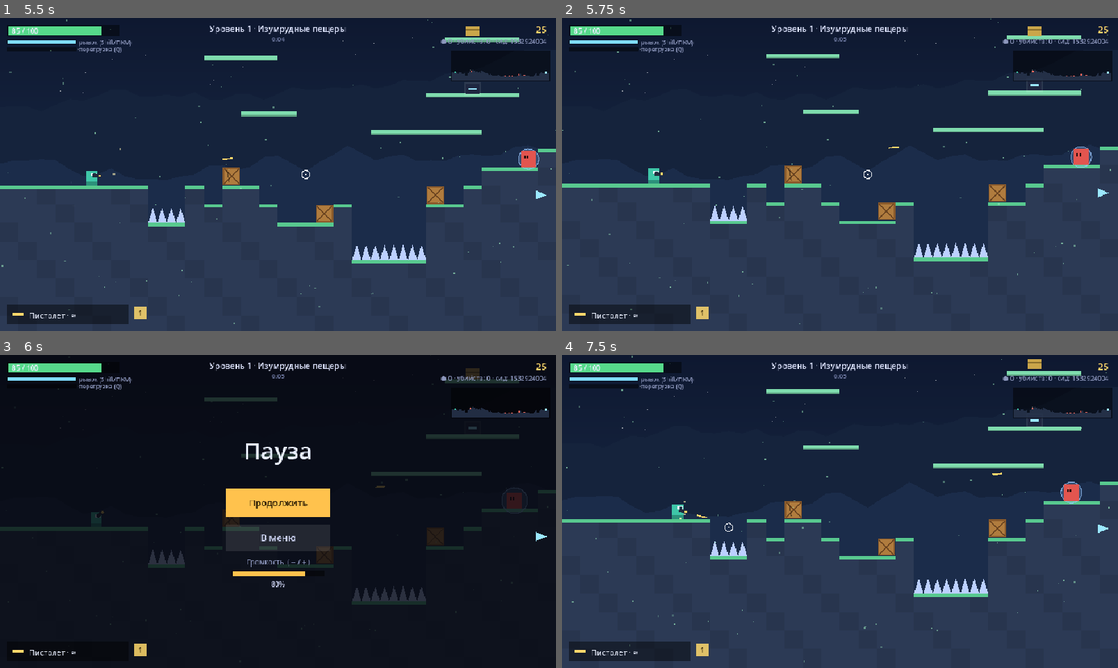
Above: before the commit, frames 1-4 (two rows, left to right).
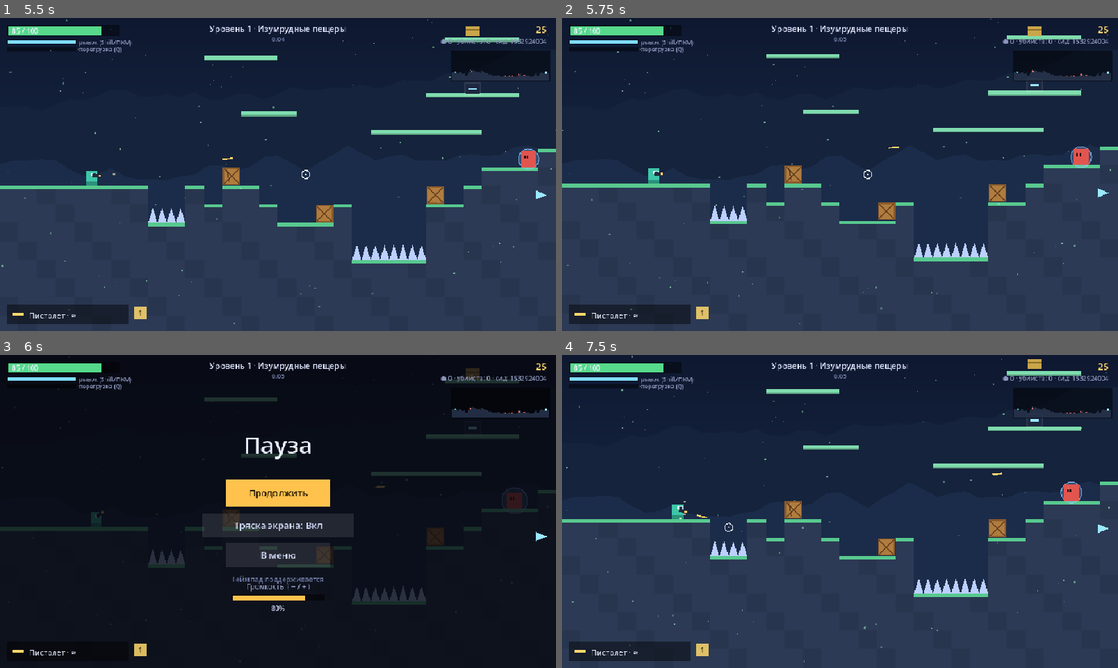
Above: after the commit, the same moments.

Repository: agent-carl/probable-enigma
Game: Godot game, scene res://Main.tscn
Same seed, same stepped clock (60 frames per second), same inputs: the game is played once before the commit and once after it.
Inputs (mouse positions are in pixels of both pictures, inside the frame that each line leads up to):
- Up to frame 1 (5.5 s): tap Enter at 0.5 s; move the mouse to (400, 158) at 0.52 s; hold D 0.53-1.28 s; hold Shift 0.53-1.28 s; click (400, 158) at 0.67 s; tap Space at 0.77, 1.07, 1.52, 1.82, 2.85, 3.02, 3.32, 3.77, 4.07, 4.52, 4.82 s; tap Q at 0.8, 1.35, 3.8, 4.35 s; move the mouse to (166, 190) at 1.27 s; hold S 1.28-2.03 s; click (166, 190) at 1.42 s; tap R at 1.55, 2.1, 4.55 s; move the mouse to (333, 105) at 2.02 s; hold D 2.03-2.78 s; hold Space 2.03-2.78 s; click (333, 105) at 2.17 s; move the mouse to (250, 237) at 2.77 s; hold W 2.78-3.53 s; click (250, 237) at 2.92 s; tap Shift at 3.05 s; move the mouse to (444, 221) at 3.52 s; hold Shift 3.53-4.28 s; hold A 3.53-5.03 s; click (444, 221) at 3.67 s; move the mouse to (111, 127) at 4.27 s; click (111, 127) at 4.42 s; move the mouse to (305, 174) at 5.02 s; hold S from 5.03 s (still down); hold Space from 5.03 s (still down); tap 1 at 5.1 s; click (305, 174) at 5.17 s
- Up to frame 2 (5.75 s): keep holding S; keep holding Space
- Up to frame 3 (6 s): move the mouse to (194, 433) at 5.77 s; release S at 5.78 s; release Space at 5.78 s; hold D from 5.78 s (still down); tap P at 5.85 s; click (194, 433) at 5.92 s
- Up to frame 4 (7.5 s): tap Space at 6.02, 6.32, 6.5, 6.77, 7.07 s; tap Shift at 6.05 s; move the mouse to (962, 495) at 6.52 s; release D at 6.53 s; hold W 6.53-7.28 s; hold Q 6.53-7.28 s; tap M at 6.6 s; click (962, 495) at 6.67 s; move the mouse to (728, 527) at 7.27 s; hold D from 7.28 s (still down); tap Enter at 7.35 s; click (728, 527) at 7.42 s

Frames 1-2 are identical in both runs. In frame 3, 2.9% of the frame differs, in the area x 36-60%, y 26-82%; in frame 4, nothing differs.

Commit message:
Series 4/N: gamepad support and accessibility options
- Full gamepad support merged with keyboard/mouse: left stick/dpad to move,
  right stick to aim, A jump, RT/RB shoot, LT/B dash, Y ultimate, LB weapon
  swap (deadzone via testable _stick helper)
- Screen-shake toggle (accessibility) in the pause menu, persisted in the
  config; shake offset factored into a testable _shake_offset()
- Pause menu reworked to show options (shake toggle, volume) and a gamepad note

Verified on Godot 4.6.3: parse clean, full headless suite passes (25
sections incl. stick deadzone math, shake on/off offset, and shake-option
persistence); rendered the pause/options screen with no errors.

https://claude.ai/code/session_01CUUtNpiNcdpS7KL7R6tZmp

Diff:
--- a/godot/Game.gd
+++ b/godot/Game.gd
@@ -110,6 +110,7 @@
 var _eid_counter := 1000000  # счётчик id для врагов, созданных в рантайме
 var hitstop := 0         # короткая заморозка при крупных событиях
 var volume := 0.8        # громкость (0..1), сохраняется
+var shake_on := true     # тряска экрана (опция доступности), сохраняется
 var ult := 0.0           # заряд ультимейта (0..ULT_MAX)
 const ULT_MAX := 300.0
 
@@ -250,6 +251,8 @@
 	if demo_frame == 5 and "--status" in OS.get_cmdline_args() and state == "play":
 		P.stats.burn_chance = 1.0
 		P.stats.chill_chance = 1.0
+	if demo_frame == 60 and "--pause" in OS.get_cmdline_args() and state == "play":
+		_set_state("pause")
 	if demo_frame == 50 and "--shop" in OS.get_cmdline_args() and state == "play":
 		coins = 50
 		open_shop()
@@ -297,14 +300,32 @@
 
 # ============================== Ввод (реальный) ==============================
 
+func _stick(ax: float, ay: float, dz: float) -> Vector2:
+	# вектор стика с мёртвой зоной (нулевой внутри dz)
+	var v := Vector2(ax, ay)
+	if v.length() < dz:
+		return Vector2.ZERO
+	return v
+
 func gather_input() -> void:
-	var k_left := Input.is_key_pressed(KEY_A) or Input.is_key_pressed(KEY_LEFT)
-	var k_right := Input.is_key_pressed(KEY_D) or Input.is_key_pressed(KEY_RIGHT)
-	var k_down := Input.is_key_pressed(KEY_S) or Input.is_key_pressed(KEY_DOWN)
-	var jump_now := Input.is_key_pressed(KEY_W) or Input.is_key_pressed(KEY_UP) or Input.is_key_pressed(KEY_SPACE)
-	var shoot_now := Input.is_mouse_button_pressed(MOUSE_BUTTON_LEFT)
-	var dash_now := Input.is_key_pressed(KEY_SHIFT) or Input.is_mouse_button_pressed(MOUSE_BUTTON_RIGHT)
-	var ult_now := Input.is_key_pressed(KEY_Q)
+	# --- геймпад (объединяется с клавиатурой/мышью) ---
+	var pad := 0
+	var has_pad := Input.get_connected_joypads().size() > 0
+	var lstick := _stick(Input.get_joy_axis(pad, JOY_AXIS_LEFT_X), Input.get_joy_axis(pad, JOY_AXIS_LEFT_Y), 0.3) if has_pad else Vector2.ZERO
+	var rstick := _stick(Input.get_joy_axis(pad, JOY_AXIS_RIGHT_X), Input.get_joy_axis(pad, JOY_AXIS_RIGHT_Y), 0.3) if has_pad else Vector2.ZERO
+	var pad_jump := has_pad and Input.is_joy_button_pressed(pad, JOY_BUTTON_A)
+	var pad_shoot := has_pad and (Input.get_joy_axis(pad, JOY_AXIS_TRIGGER_RIGHT) > 0.4 or Input.is_joy_button_pressed(pad, JOY_BUTTON_RIGHT_SHOULDER))
+	var pad_dash := has_pad and (Input.get_joy_axis(pad, JOY_AXIS_TRIGGER_LEFT) > 0.4 or Input.is_joy_button_pressed(pad, JOY_BUTTON_B))
+	var pad_ult := has_pad and Input.is_joy_button_pressed(pad, JOY_BUTTON_Y)
+	var pad_down := has_pad and (lstick.y > 0.5 or Input.is_joy_button_pressed(pad, JOY_BUTTON_DPAD_DOWN))
+
+	var k_left := Input.is_key_pressed(KEY_A) or Input.is_key_pressed(KEY_LEFT) or lstick.x < -0.3 or (has_pad and Input.is_joy_button_pressed(pad, JOY_BUTTON_DPAD_LEFT))
+	var k_right := Input.is_key_pressed(KEY_D) or Input.is_key_pressed(KEY_RIGHT) or lstick.x > 0.3 or (has_pad and Input.is_joy_button_pressed(pad, JOY_BUTTON_DPAD_RIGHT))
+	var k_down := Input.is_key_pressed(KEY_S) or Input.is_key_pressed(KEY_DOWN) or pad_down
+	var jump_now := Input.is_key_pressed(KEY_W) or Input.is_key_pressed(KEY_UP) or Input.is_key_pressed(KEY_SPACE) or pad_jump
+	var shoot_now := Input.is_mouse_button_pressed(MOUSE_BUTTON_LEFT) or pad_shoot
+	var dash_now := Input.is_key_pressed(KEY_SHIFT) or Input.is_mouse_button_pressed(MOUSE_BUTTON_RIGHT) or pad_dash
+	var ult_now := Input.is_key_pressed(KEY_Q) or pad_ult
 
 	input.move = (1 if k_right else 0) - (1 if k_left else 0)
 	input.down = k_down
@@ -314,11 +335,21 @@
 	input.shoot_clicked = shoot_now and not _prev_mouse
 	input.dash = dash_now and not _prev_keys.get("dash", false)
 	input.ult = ult_now and not _prev_keys.get("ult", false)
-	input.aim = get_local_mouse_position() + cam
+	# прицел: правый стик геймпада в приоритете, иначе мышь
+	if rstick != Vector2.ZERO:
+		input.aim = Vector2(P.x + P.w / 2.0, P.y + P.h / 2.0) + rstick.normalized() * 300.0
+	else:
+		input.aim = get_local_mouse_position() + cam
 	input.switch_to = -1
 	for i in range(4):
 		if Input.is_key_pressed(KEY_1 + i) and not _prev_keys.get("d%d" % i, false):
 			input.switch_to = i
+	# смена оружия бамперами геймпада
+	if has_pad:
+		var lb := Input.is_joy_button_pressed(pad, JOY_BUTTON_LEFT_SHOULDER)
+		if lb and not _prev_keys.get("padlb", false):
+			_cycle_weapon(-1)
+		_prev_keys["padlb"] = lb
 
 	_prev_keys["jump"] = jump_now
 	_prev_keys["dash"] = dash_now
@@ -378,6 +409,7 @@
 		"resume": _set_state("play")
 		"quit": _set_state("menu")
 		"shop_continue": shop_continue()
+		"toggle_shake": toggle_shake()
 		_:
 			if key.begins_with("card"):
 				var i := int(key.substr(4))
@@ -2100,10 +2132,7 @@
 	if level.is_empty():
 		draw_rect(Rect2(0, 0, VW, VH), Color("#0d1020"))
 	else:
-		var sh := Vector2.ZERO
-		if shake > 0:
-			sh = Vector2((rng.randf() - 0.5) * shake, (rng.randf() - 0.5) * shake)
-		var c := cam + sh
+		var c := cam + _shake_offset()
 
 		_draw_sky()
 		_draw_hills(hill_far, th.hill_far, c, 0.25)
@@ -2601,6 +2630,15 @@
 	_text(Vector2(rect.position.x + rect.size.x / 2.0, rect.position.y + rect.size.y / 2.0 + 6), label, 16, tc, true)
 	_ui_rects[key] = rect
 
+func _shake_offset() -> Vector2:
+	if shake <= 0 or not shake_on:
+		return Vector2.ZERO
+	return Vector2((rng.randf() - 0.5) * shake, (rng.randf() - 0.5) * shake)
+
+func toggle_shake() -> void:
+	shake_on = not shake_on
+	_save_settings()
+
 func _draw_overlays() -> void:
 	if state == "play":
 		return
@@ -2620,10 +2658,12 @@
 			_text(Vector2(cx, 430), "Достижения: %d / %d  ·  Enter / клик — старт" % [unlocked.size(), ACHIEVEMENTS.size()], 13, Color("#6f7aa3"), true)
 			_draw_volume(cx, 458)
 		"pause":
-			_text(Vector2(cx, 180), "Пауза", 40, Color("#eaf0ff"), true)
-			_btn(Rect2(cx - 90, 230, 180, 50), "Продолжить", "resume")
-			_btn(Rect2(cx - 90, 292, 180, 46), "В меню", "quit", false)
-			_draw_volume(cx, 372)
+			_text(Vector2(cx, 170), "Пауза", 40, Color("#eaf0ff"), true)
+			_btn(Rect2(cx - 90, 214, 180, 48), "Продолжить", "resume")
+			_btn(Rect2(cx - 130, 274, 260, 40), "Тряска экрана: %s" % ("Вкл" if shake_on else "Выкл"), "toggle_shake", false)
+			_btn(Rect2(cx - 90, 324, 180, 42), "В меню", "quit", false)
+			_text(Vector2(cx, 392), "Геймпад поддерживается", 12, Color("#6f7aa3"), true)
+			_draw_volume(cx, 414)
 		"dead":
 			_text(Vector2(cx, 120), "Вы погибли", 44, Color("#ff6b5e"), true)
 			var is_record := score >= best and score > 0
@@ -2813,6 +2853,7 @@
 	if cfg.load(_cfg_path()) == OK:
 		best = int(cfg.get_value("progress", "best", 0))
 		volume = clampf(float(cfg.get_value("settings", "volume", 0.8)), 0.0, 1.0)
+		shake_on = bool(cfg.get_value("settings", "shake", true))
 		unlocked.clear()
 		if cfg.has_section("achievements"):
 			for k in cfg.get_section_keys("achievements"):
@@ -2830,6 +2871,7 @@
 	var cfg := ConfigFile.new()
 	cfg.set_value("progress", "best", best)
 	cfg.set_value("settings", "volume", volume)
+	cfg.set_value("settings", "shake", shake_on)
 	for id in unlocked.keys():
 		cfg.set_value("achievements", id, true)
 	cfg.save(_cfg_path())
--- a/godot/Test.gd
+++ b/godot/Test.gd
@@ -746,6 +746,31 @@
 	_ok(game.ult == 0.0, "ult resets after use")
 	_ok(ult_e.hp < nh, "ult damages nearby enemies")
 	_ok(game.bullets.size() == 0, "ult clears nearby enemy bullets")
+
+	# ---------- 25. Доступность: стик геймпада и опция тряски ----------
+	# мёртвая зона стика
+	_ok(game._stick(0.1, 0.1, 0.3) == Vector2.ZERO, "stick within deadzone -> zero")
+	var sv: Vector2 = game._stick(0.6, 0.0, 0.3)
+	_ok(sv.length() > 0.3, "stick beyond deadzone -> non-zero")
+	# опция тряски управляет смещением экрана
+	game.shake = 12.0
+	game.shake_on = false
+	_ok(game._shake_offset() == Vector2.ZERO, "shake off -> no offset")
+	game.shake_on = true
+	var off: Vector2 = game._shake_offset()
+	_ok(abs(off.x) <= 12.0 and abs(off.y) <= 12.0, "shake offset within amplitude")
+	game.shake = 0.0
+	_ok(game._shake_offset() == Vector2.ZERO, "no shake -> no offset")
+	# переключение и сохранение опции
+	game.shake_on = true
+	game.toggle_shake()
+	_ok(not game.shake_on, "toggle flips shake option")
+	game._save_settings()
+	game.shake_on = true
+	game._load_settings()
+	_ok(not game.shake_on, "shake option persists across save/load")
+	game.shake_on = true
+	game._save_settings()  # вернуть значение по умолчанию
 
 	if failures == 0:
 		print("\nALL TESTS PASSED")
Not shown, changed: README.md
Not shown, changed: godot/README.md
